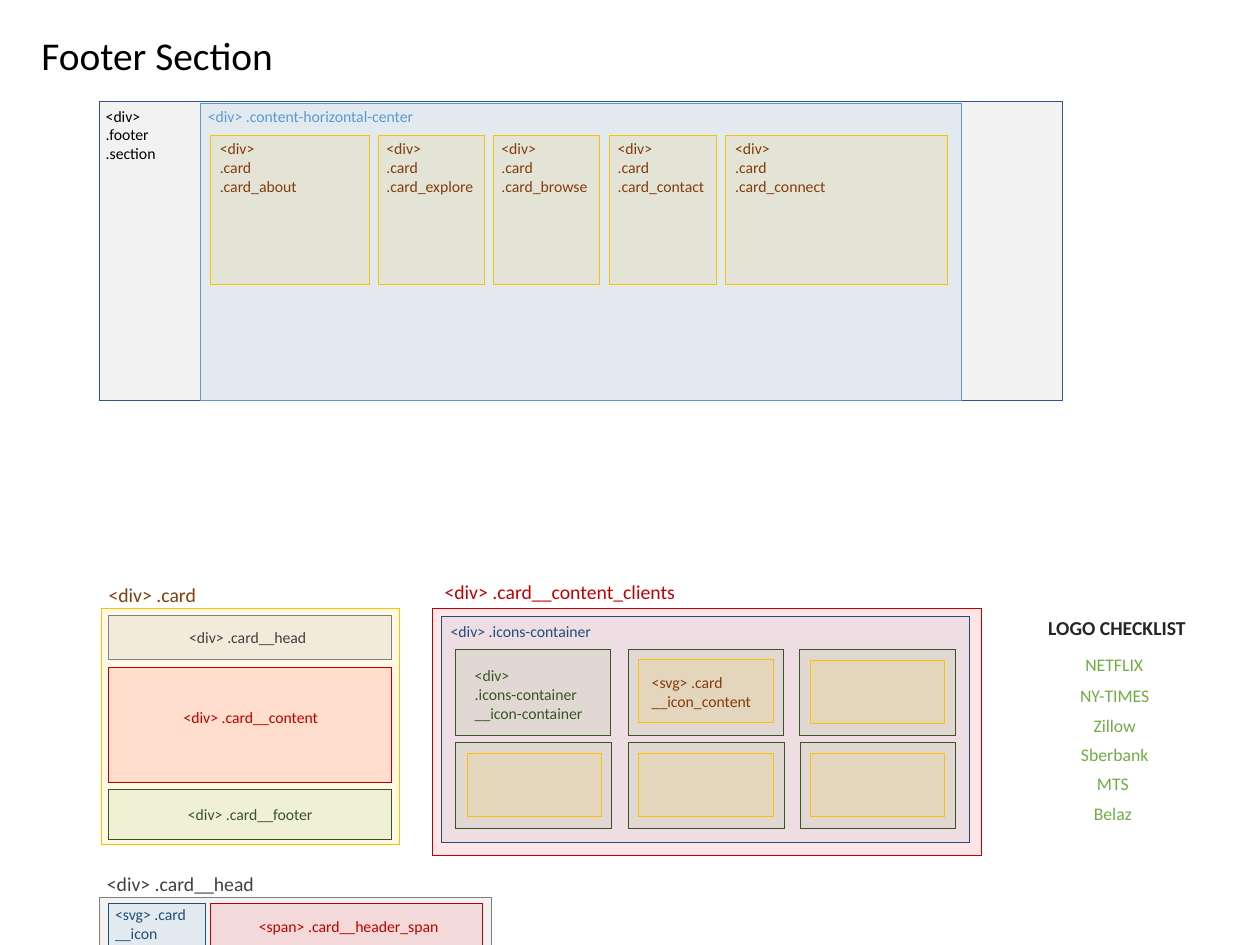
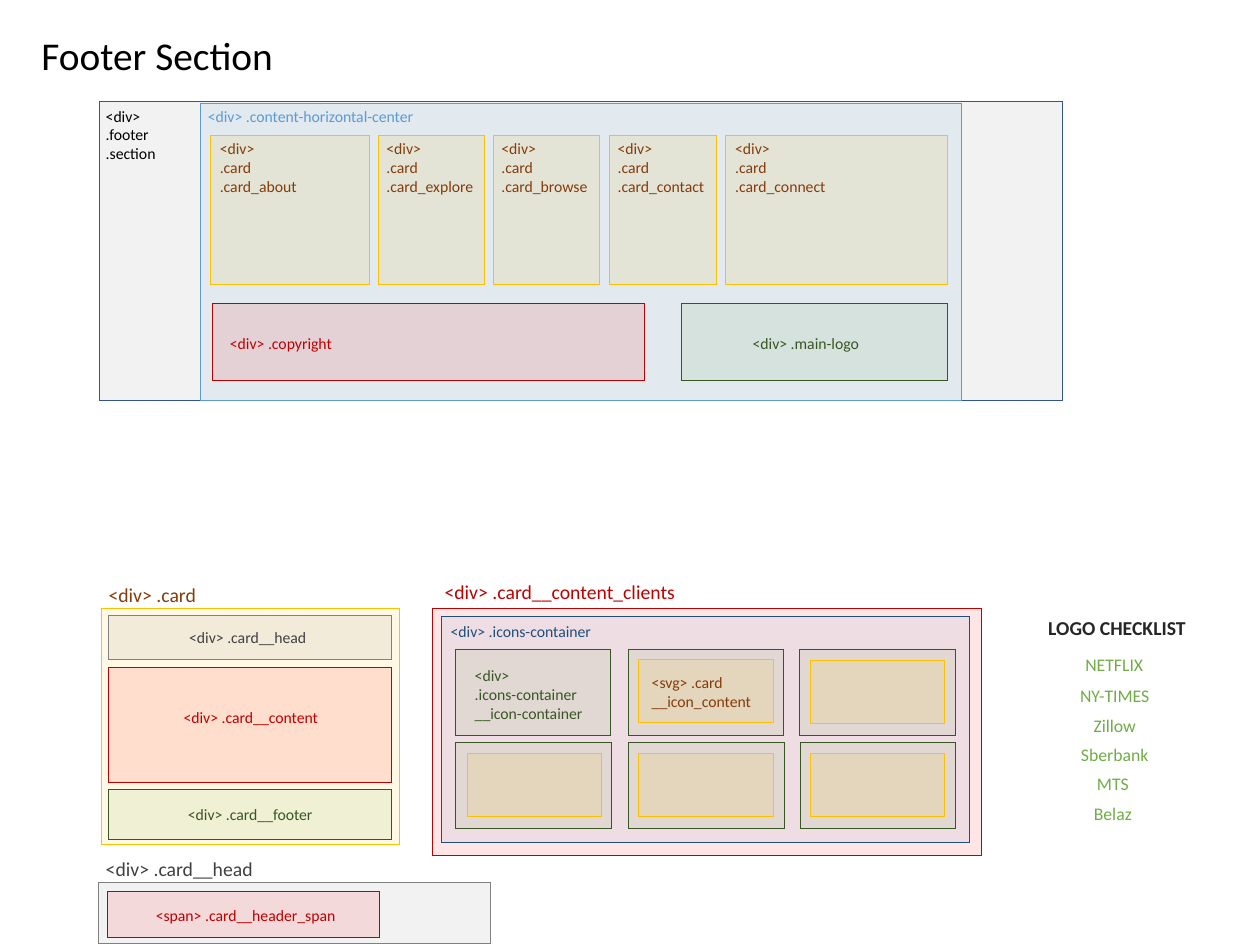
Before and after one commit to taletski/firstpage-vanilla, a slide deck: slide 7 of layout.pptx. Drawn at 1260x945 pixels with LibreOffice and Linux fonts; fonts in the diff are those of the drawing. Boxes give left, top, right and bottom in pixels: in the first picture for what was removed or moved away, otherwise in the second. Text is boxed around its words. In the diff, an @@ line names an element or a change of style, - is before the commit and + after.

Commit message:
finalized preliminary layout of the footer section

```diff
--- a/layout.pptx
+++ b/layout.pptx
@@ rectangle added at <box>213,303,645,381</box>, fill #FF0000 at 10% opacity, outline #C00000 1 pt @@
@@ rectangle added at <box>681,303,948,381</box>, fill #70AD47 at 10% opacity, outline #385723 1 pt @@
@@ text added at <box>230,338,332,352</box>, 16 pt, text #C00000 @@
+<div> .copyright
@@ text added at <box>753,338,859,352</box>, 16 pt, text #385723 @@
+<div> .main-logo
@@ text "<div> .card__head": place and size @@
-text "<div> .card__head" at <box>107,877,254,894</box>
+text "<div> .card__head" at <box>106,862,253,879</box>
@@ rectangle: place and size @@
-rectangle at <box>100,897,492,945</box>
+rectangle at <box>99,882,490,943</box>
@@ rectangle: place and size @@
-rectangle at <box>210,904,482,945</box>
+rectangle at <box>108,891,379,938</box>
@@ text "<span> .card__header_span": place and size @@
-text "<span> .card__header_span" at <box>259,921,438,935</box>
+text "<span> .card__header_span" at <box>156,910,335,924</box>
@@ rectangle removed at <box>108,904,206,945</box> @@
@@ text removed at <box>115,909,186,941</box> @@
-<svg> .card__icon
```
Also in this commit, not shown: 1 other slide changed.
